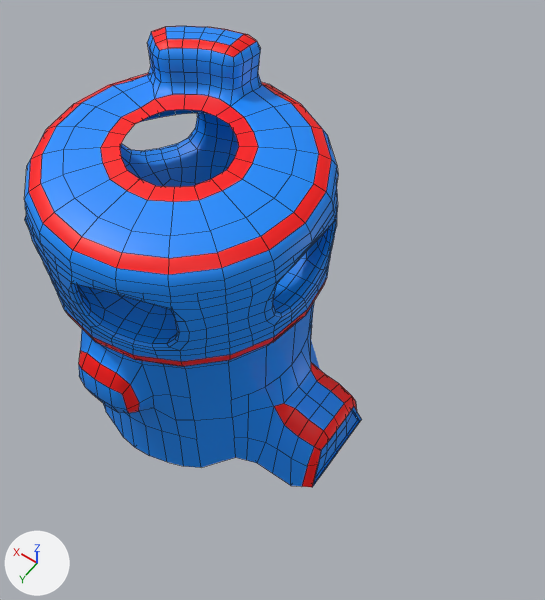
The FBX model Assets/LevelDesignImport/Maya Assets/Models/NewBuildings/MainTower.fbx, before and after one commit.
One viewpoint serves both versions: a 50 mm lens placed at (-2.45, 2.49, 5.36), pointed at (-0.42, -0.35, 0.91). Lighting does not change. The marker at lower left points along +X, +Y and +Z. Mesh edges are drawn as thin lines. Where no turn or scale is listed for an object, it has been applied to the vertices.

Script lines for the objects in view, before the commit:
```python
me_mesh = bpy.data.meshes.new('Mesh')
me_mesh.from_pydata(...)  # 1522 vertices, 1389 faces; spans x -1.3..0.95, y -1.06..1.05, z 0.0..2.7
# faces by material slot: [1256, 133]
me_mesh.materials.append(mat_tower)  # blue #008cff
me_mesh.materials.append(mat_towerstripe)  # red #ff0000
ob_pcylinder6 = bpy.data.objects.new('pCylinder6', me_mesh)
ob_pcylinder6.location = (0.007, -0.007, 0.0)
```
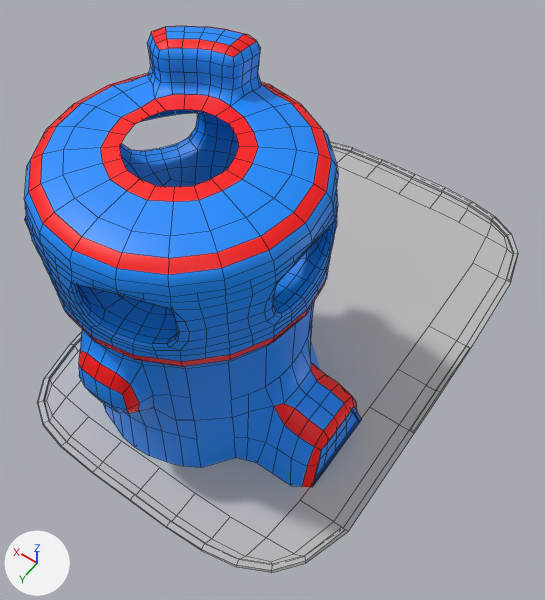
The newer file is also turned or shifted as a whole; pictures and numbers use the older file's frame.

What differs and where, as boxes (x1, y1, x2, y2) in the pictures (545 x 600 px):
'pPlane1', added: after (37, 142, 518, 572)
    faces in mat_base2 (grey #bcbcbc): (44, 147, 513, 564)
    faces in mat_base2outline (grey #bcbcbc): (37, 142, 518, 572)

Edits to the bpy script that builds the scene:
```text
Add mat_base2outline:
    mat_base2outline = principled_material('Base2Outline')
    mat_base2outline.base_color = (0.5, 0.5, 0.5)  # grey #bcbcbc
Add mat_base2:
    mat_base2 = principled_material('Base2')
    mat_base2.base_color = (0.5, 0.5, 0.5)  # grey #bcbcbc
Add me_mesh_001:
    me_mesh_001.from_pydata(...)  # 184 vertices, 157 faces; spans x -1.39..1.46, y -1.88..2.46, z 0.0..0.02
    # faces by material slot: [94, 63]
    me_mesh_001.materials.append(mat_base2outline)  # grey #bcbcbc
    me_mesh_001.materials.append(mat_base2)  # grey #bcbcbc
Add ob_pplane1:
    ob_pplane1 = bpy.data.objects.new('pPlane1', me_mesh_001)
    ob_pplane1.location = (-0.313, -1.224, 0.0)
```
